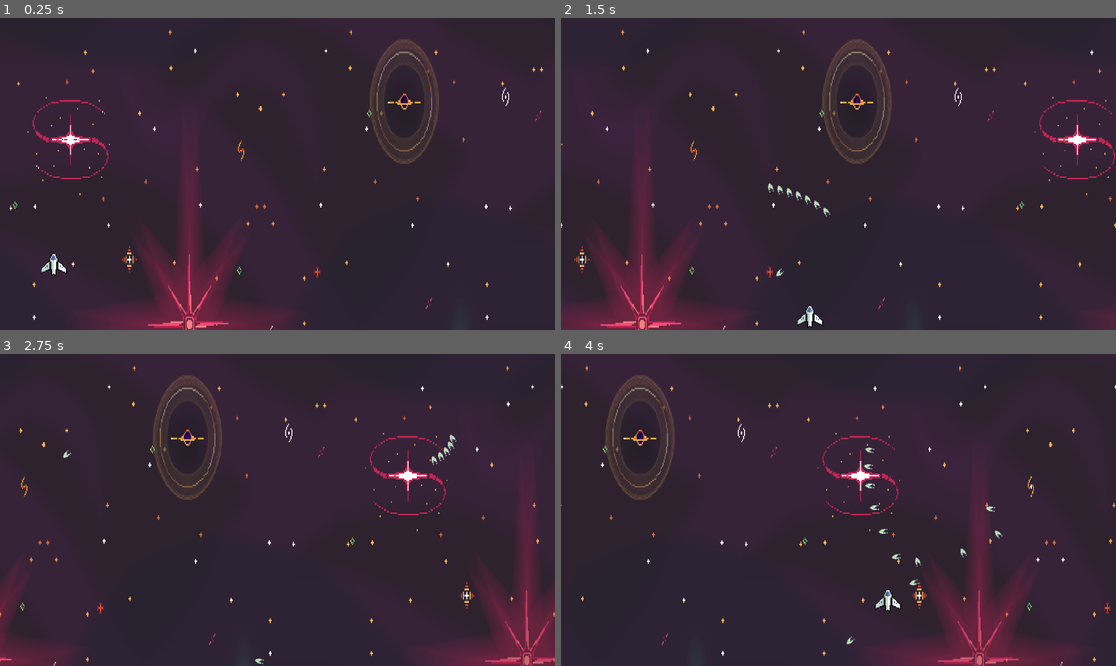
Above: before the commit, frames 1-4 (two rows, left to right).
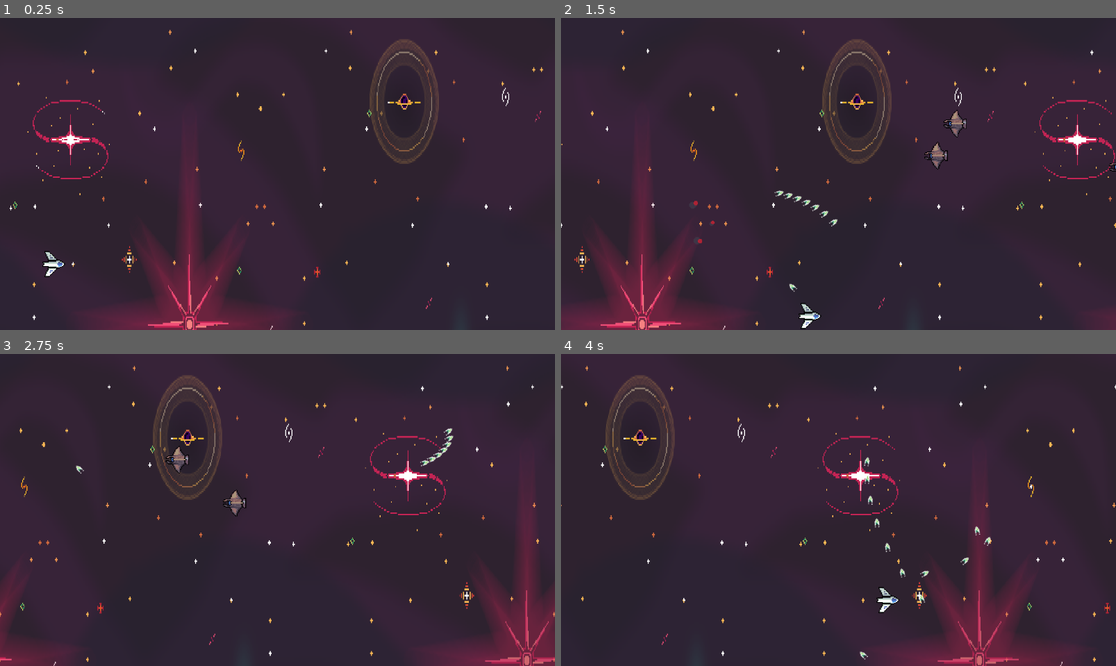
Above: after the commit, the same moments.

Repository: amantenoah/03-Shoot-EEm-Up
Game: Godot game, scene res://game_scene.tscn
Same seed, same stepped clock (60 frames per second), same inputs: the game is played once before the commit and once after it.
Inputs (mouse positions are in pixels of both pictures, inside the frame that each line leads up to):
- Up to frame 1 (0.25 s): no input
- Up to frame 2 (1.5 s): move the mouse to (960, 158) at 0.52 s; press the mouse at (960, 158) at 0.53 s; hold D (right) 0.53-1.28 s; move the mouse to (727, 189) at 1.27 s; release the mouse at (727, 189) at 1.28 s; hold S (down) from 1.28 s (still down); click (727, 189) at 1.35 s
- Up to frame 3 (2.75 s): move the mouse to (333, 441) at 2.02 s; release S (down) at 2.03 s; press the mouse at (333, 441) at 2.03 s; hold D (right) from 2.03 s (still down)
- Up to frame 4 (4 s): move the mouse to (810, 572) at 2.77 s; release D (right) at 2.78 s; release the mouse at (810, 572) at 2.78 s; hold W (up) 2.78-3.53 s; click (810, 572) at 2.85 s; move the mouse to (1005, 556) at 3.52 s; press the mouse at (1005, 556) at 3.53 s; hold A (left) from 3.53 s (still down)

The runs differ from the first frame. In frame 1, 0.2% of the frame differs, in the area x 7-13%, y 74-84%; in frame 2, 0.8%, in the area x 23-100%, y 29-100%; in frame 3, 0.6%; in frame 4, 0.7%.

Commit message:
Enemy and shooting

Diff:
--- a/shoot-em-up/bullet.tscn
+++ b/shoot-em-up/bullet.tscn
@@ -1,26 +1,27 @@
-[gd_scene format=3 uid="uid://jhogu0doxddl"]
+[gd_scene load_steps=4 format=3 uid="uid://jhogu0doxddl"]
 
 [ext_resource type="Script" uid="uid://b4kuyjup8gmgo" path="res://bullet.gd" id="1_v8qja"]
 [ext_resource type="Texture2D" uid="uid://cas0b0y38s6au" path="res://Assets/Sprites/Foozle_2DS0014_Void_EnemyFleet_3/Nautolan/Weapon Effects - Projectiles/PNGs/Nautolan - Bullet.png" id="2_t4vbm"]
 
 [sub_resource type="RectangleShape2D" id="RectangleShape2D_miq82"]
-size = Vector2(6, 12)
+size = Vector2(9, 6)
 
-[node name="Bullet" type="Area2D" unique_id=843675478]
+[node name="Bullet" type="Area2D" groups=["projectile"]]
 script = ExtResource("1_v8qja")
 
-[node name="Sprite2D" type="Sprite2D" parent="." unique_id=616633219]
+[node name="Sprite2D" type="Sprite2D" parent="."]
 position = Vector2(1, -26)
+rotation = 1.5707964
 texture = ExtResource("2_t4vbm")
 region_enabled = true
 region_rect = Rect2(0, 0, 9, 12)
 
-[node name="DestroyTimer" type="Timer" parent="." unique_id=1200134298]
-wait_time = 2.0
+[node name="DestroyTimer" type="Timer" parent="."]
+wait_time = 4.0
 autostart = true
 
-[node name="CollisionShape2D" type="CollisionShape2D" parent="." unique_id=1785868343]
-position = Vector2(1, -25)
+[node name="CollisionShape2D" type="CollisionShape2D" parent="."]
+position = Vector2(-0.5, -26)
 shape = SubResource("RectangleShape2D_miq82")
 
 [connection signal="body_entered" from="." to="." method="_on_body_entered"]
--- /dev/null
+++ b/shoot-em-up/enemy.gd
@@ -0,0 +1,38 @@
+extends Area2D
+
+var speed = 200  # Enemy's own movement speed
+var parallax_speed_reference: Parallax2D
+
+const EXPLOSION = preload("res://explosion.tscn")
+
+func _ready():
+	add_to_group("enemy")
+	# Find the Parallax2D node (adjust path as needed)
+	parallax_speed_reference = get_node("/root/Main/Parallax2D")
+
+func _process(delta: float) -> void:
+	# Get current parallax scroll speed
+	var background_speed = 0
+	if parallax_speed_reference:
+		# The negative sign accounts for direction
+		background_speed = -parallax_speed_reference.scroll_speed
+
+	# Enemy moves with background + its own movement
+	var total_movement = Vector2.LEFT * (speed + background_speed) * delta
+	translate(total_movement)
+
+	# Remove when off screen
+	if global_position.x < -100 or global_position.x > get_viewport().size.x + 200:
+		queue_free()
+
+func _on_area_entered(area: Area2D) -> void:
+	if area.is_in_group("projectile"):
+		die()
+	elif area.is_in_group("player"):
+		die()
+
+func die():
+	var explosion = EXPLOSION.instantiate()
+	explosion.global_position = global_position
+	get_parent().add_child(explosion)
+	queue_free()
--- /dev/null
+++ b/shoot-em-up/enemy.tscn
@@ -0,0 +1,18 @@
+[gd_scene load_steps=4 format=3 uid="uid://dlurlyj3ssvm4"]
+
+[ext_resource type="Script" uid="uid://nobawjtfdyu4" path="res://enemy.gd" id="1_4gyqm"]
+[ext_resource type="Texture2D" uid="uid://bfy3lx1pie42m" path="res://Assets/Sprites/Foozle_2DS0014_Void_EnemyFleet_3/Nautolan/Designs - Base/PNGs/Nautolan Ship - Fighter - Base.png" id="2_qi2p4"]
+
+[sub_resource type="RectangleShape2D" id="RectangleShape2D_miq82"]
+
+[node name="Enemy" type="Area2D"]
+script = ExtResource("1_4gyqm")
+
+[node name="CollisionShape2D" type="CollisionShape2D" parent="."]
+shape = SubResource("RectangleShape2D_miq82")
+
+[node name="Sprite2D" type="Sprite2D" parent="."]
+rotation = 4.712389
+texture = ExtResource("2_qi2p4")
+
+[connection signal="area_entered" from="." to="." method="_on_area_entered"]
--- /dev/null
+++ b/shoot-em-up/explosion.gd
@@ -0,0 +1,12 @@
+extends AnimatedSprite2D
+
+const EXPLOSION =preload("res://enemy.tscn")
+
+# Called when the node enters the scene tree for the first time.
+func _ready():
+	await animation_finished
+	queue_free()
+
+
+func _on_animation_finished() -> void:
+	pass # Replace with function body.
--- /dev/null
+++ b/shoot-em-up/explosion.tscn
@@ -0,0 +1,78 @@
+[gd_scene load_steps=12 format=3 uid="uid://8ycecf55304e"]
+
+[ext_resource type="Texture2D" uid="uid://begng2648kwbv" path="res://Assets/Sprites/Foozle_2DS0014_Void_EnemyFleet_3/Nautolan/Destruction/PNGs/Nautolan Ship - Fighter.png" id="1_vxas0"]
+[ext_resource type="Script" uid="uid://co6q0llvgfrq1" path="res://explosion.gd" id="2_j4sxf"]
+
+[sub_resource type="AtlasTexture" id="AtlasTexture_m5xho"]
+atlas = ExtResource("1_vxas0")
+region = Rect2(0, 0, 54, 64)
+
+[sub_resource type="AtlasTexture" id="AtlasTexture_kmxf7"]
+atlas = ExtResource("1_vxas0")
+region = Rect2(65, 0, 54, 64)
+
+[sub_resource type="AtlasTexture" id="AtlasTexture_l04k4"]
+atlas = ExtResource("1_vxas0")
+region = Rect2(130, 0, 54, 64)
+
+[sub_resource type="AtlasTexture" id="AtlasTexture_cf70p"]
+atlas = ExtResource("1_vxas0")
+region = Rect2(195, 0, 54, 64)
+
+[sub_resource type="AtlasTexture" id="AtlasTexture_3xjsk"]
+atlas = ExtResource("1_vxas0")
+region = Rect2(260, 0, 54, 64)
+
+[sub_resource type="AtlasTexture" id="AtlasTexture_gjpps"]
+atlas = ExtResource("1_vxas0")
+region = Rect2(325, 0, 54, 64)
+
+[sub_resource type="AtlasTexture" id="AtlasTexture_ew515"]
+atlas = ExtResource("1_vxas0")
+region = Rect2(390, 0, 54, 64)
+
+[sub_resource type="AtlasTexture" id="AtlasTexture_6cxdk"]
+atlas = ExtResource("1_vxas0")
+region = Rect2(455, 0, 54, 64)
+
+[sub_resource type="SpriteFrames" id="SpriteFrames_4lvei"]
+animations = [{
+"frames": [{
+"duration": 1.0,
+"texture": SubResource("AtlasTexture_m5xho")
+}, {
+"duration": 1.0,
+"texture": SubResource("AtlasTexture_kmxf7")
+}, {
+"duration": 1.0,
+"texture": SubResource("AtlasTexture_l04k4")
+}, {
+"duration": 1.0,
+"texture": SubResource("AtlasTexture_cf70p")
+}, {
+"duration": 1.0,
+"texture": SubResource("AtlasTexture_3xjsk")
+}, {
+"duration": 1.0,
+"texture": SubResource("AtlasTexture_gjpps")
+}, {
+"duration": 1.0,
+"texture": SubResource("AtlasTexture_ew515")
+}, {
+"duration": 1.0,
+"texture": SubResource("AtlasTexture_6cxdk")
+}],
+"loop": false,
+"name": &"default",
+"speed": 5.0
+}]
+
+[node name="Explosion" type="AnimatedSprite2D"]
+rotation = 4.712389
+sprite_frames = SubResource("SpriteFrames_4lvei")
+autoplay = "default"
+frame = 7
+frame_progress = 0.24883081
+script = ExtResource("2_j4sxf")
+
+[connection signal="animation_finished" from="." to="." method="_on_animation_finished"]
--- a/shoot-em-up/game_scene.tscn
+++ b/shoot-em-up/game_scene.tscn
@@ -6,43 +6,64 @@
 [ext_resource type="Texture2D" uid="uid://d2oiuisdlb85b" path="res://Assets/backgrounds/Foozle_2DS0015_Void_EnvironmentPack/Backgrounds/PNGs/Condesed/Starry background  - Layer 03 - Stars.png" id="4_mj2jn"]
 [ext_resource type="Script" uid="uid://bdgnddmxbvgev" path="res://player.gd" id="5_kdryc"]
 [ext_resource type="Texture2D" uid="uid://caaa6elfh0eqe" path="res://Assets/Sprites/Main Ship - Base - Full health.png" id="5_mj2jn"]
+[ext_resource type="PackedScene" uid="uid://dlurlyj3ssvm4" path="res://enemy.tscn" id="7_6e45b"]
+[ext_resource type="PackedScene" uid="uid://bh7vxx0k76tkc" path="res://spawner.tscn" id="8_udeyl"]
 
 [sub_resource type="CapsuleShape2D" id="CapsuleShape2D_kdryc"]
 
-[node name="Game_Scene" type="Node2D" unique_id=422600435]
+[node name="Game_Scene" type="Node2D"]
 texture_filter = 1
 
-[node name="Moving_Background" type="Parallax2D" parent="." unique_id=956148144]
+[node name="Moving_Background" type="Parallax2D" parent="."]
 script = ExtResource("1_po0ka")
 
-[node name="Void" type="Sprite2D" parent="Moving_Background" unique_id=885652472]
+[node name="Void" type="Sprite2D" parent="Moving_Background"]
 position = Vector2(2872, 323)
 scale = Vector2(0.9984375, 1.797222)
 texture = ExtResource("2_po0ka")
 
-[node name="Stars" type="Sprite2D" parent="Moving_Background" unique_id=502067487]
+[node name="Stars" type="Sprite2D" parent="Moving_Background"]
 position = Vector2(2878.5002, 326.49997)
 scale = Vector2(0.9984375, 1.797222)
 texture = ExtResource("3_mixcd")
 
-[node name="Void3" type="Sprite2D" parent="Moving_Background" unique_id=1124292244]
+[node name="Void3" type="Sprite2D" parent="Moving_Background"]
 position = Vector2(2878.5002, 326.49997)
 scale = Vector2(0.9984375, 1.797222)
 texture = ExtResource("4_mj2jn")
 
-[node name="Camera2D" type="Camera2D" parent="." unique_id=1321360086]
+[node name="Enemy" parent="Moving_Background" instance=ExtResource("7_6e45b")]
+position = Vector2(731, 235)
+
+[node name="Enemy2" parent="Moving_Background" instance=ExtResource("7_6e45b")]
+position = Vector2(880, 159)
+
+[node name="Enemy3" parent="Moving_Background" instance=ExtResource("7_6e45b")]
+position = Vector2(1093, 172)
+
+[node name="Camera2D" type="Camera2D" parent="."]
 position = Vector2(317, 180)
 zoom = Vector2(1.8, 1.8)
 
-[node name="Player" type="CharacterBody2D" parent="." unique_id=1125953295]
+[node name="Spawner" parent="." instance=ExtResource("8_udeyl")]
+position = Vector2(638, 154)
+
+[node name="Player" type="CharacterBody2D" parent="."]
 position = Vector2(59, 284)
+rotation = 1.5707964
 script = ExtResource("5_kdryc")
 
-[node name="Sprite2D" type="Sprite2D" parent="Player" unique_id=1759398045]
+[node name="Sprite2D" type="Sprite2D" parent="Player"]
 texture = ExtResource("5_mj2jn")
 
-[node name="CollisionShape2D" type="CollisionShape2D" parent="Player" unique_id=1308489159]
+[node name="CollisionShape2D" type="CollisionShape2D" parent="Player"]
 shape = SubResource("CapsuleShape2D_kdryc")
 
-[node name="Muzzle" type="Node2D" parent="Player" unique_id=1844321801]
+[node name="Muzzle" type="Node2D" parent="Player"]
 position = Vector2(0, -15)
+
+[node name="Enemy" parent="." instance=ExtResource("7_6e45b")]
+position = Vector2(-45, 71)
+
+[node name="Enemy2" parent="." instance=ExtResource("7_6e45b")]
+position = Vector2(752, 122)
--- a/shoot-em-up/project.godot
+++ b/shoot-em-up/project.godot
@@ -12,7 +12,7 @@
 
 config/name="Shoot_em_up"
 run/main_scene="res://game_scene.tscn"
-config/features=PackedStringArray("4.6", "Forward Plus")
+config/features=PackedStringArray("4.5", "Forward Plus")
 config/icon="res://icon.svg"
 
 [input]
--- /dev/null
+++ b/shoot-em-up/spawner.gd
@@ -0,0 +1,22 @@
+extends Node2D
+
+@onready var enemy = preload("res://enemy.tscn")
+@onready var timer = $Timer
+@onready var enemy_container = get_node("/root/Main/Parallax2D/EnemyContainer")
+
+func _ready():
+	if timer:
+		timer.start()
+
+	if not enemy_container:
+		print("Warning: EnemyContainer not found, using parent instead")
+
+func _on_timer_timeout() -> void:
+	var ene = enemy.instantiate()
+	ene.position = position
+
+	# Add to enemy container if it exists, otherwise to parent
+	if enemy_container:
+		enemy_container.add_child(ene)
+	else:
+		get_parent().add_child(ene)
--- /dev/null
+++ b/shoot-em-up/spawner.tscn
@@ -0,0 +1,9 @@
+[gd_scene load_steps=2 format=3 uid="uid://bh7vxx0k76tkc"]
+
+[ext_resource type="Script" uid="uid://c2om636xv4xd2" path="res://spawner.gd" id="1_yp5lu"]
+
+[node name="Spawner" type="Node2D"]
+script = ExtResource("1_yp5lu")
+
+[node name="Timer" type="Timer" parent="."]
+wait_time = 0.5
Not shown, added: shoot-em-up/enemy.gd.uid
Not shown, added: shoot-em-up/explosion.gd.uid
Not shown: 1 places in shoot-em-up/game_scene.tscn that only renumber resources
Not shown, added: shoot-em-up/spawner.gd.uid
